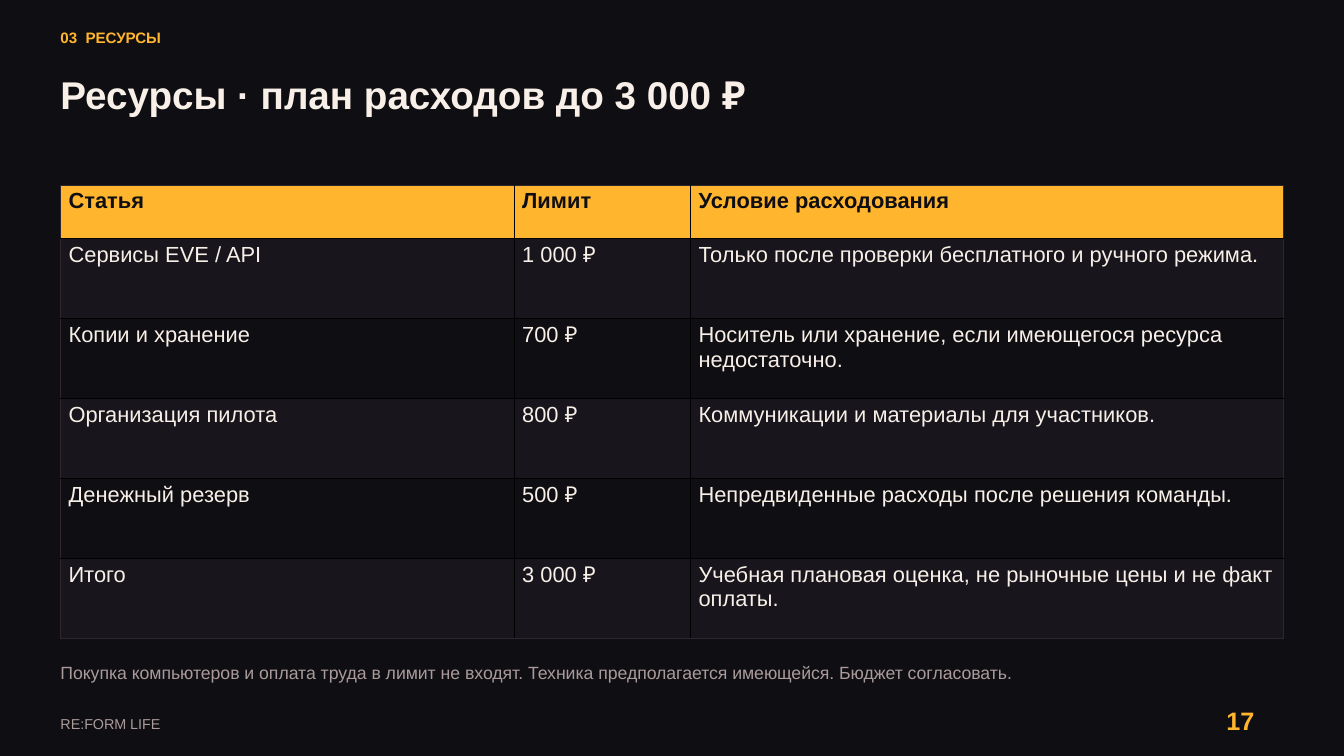
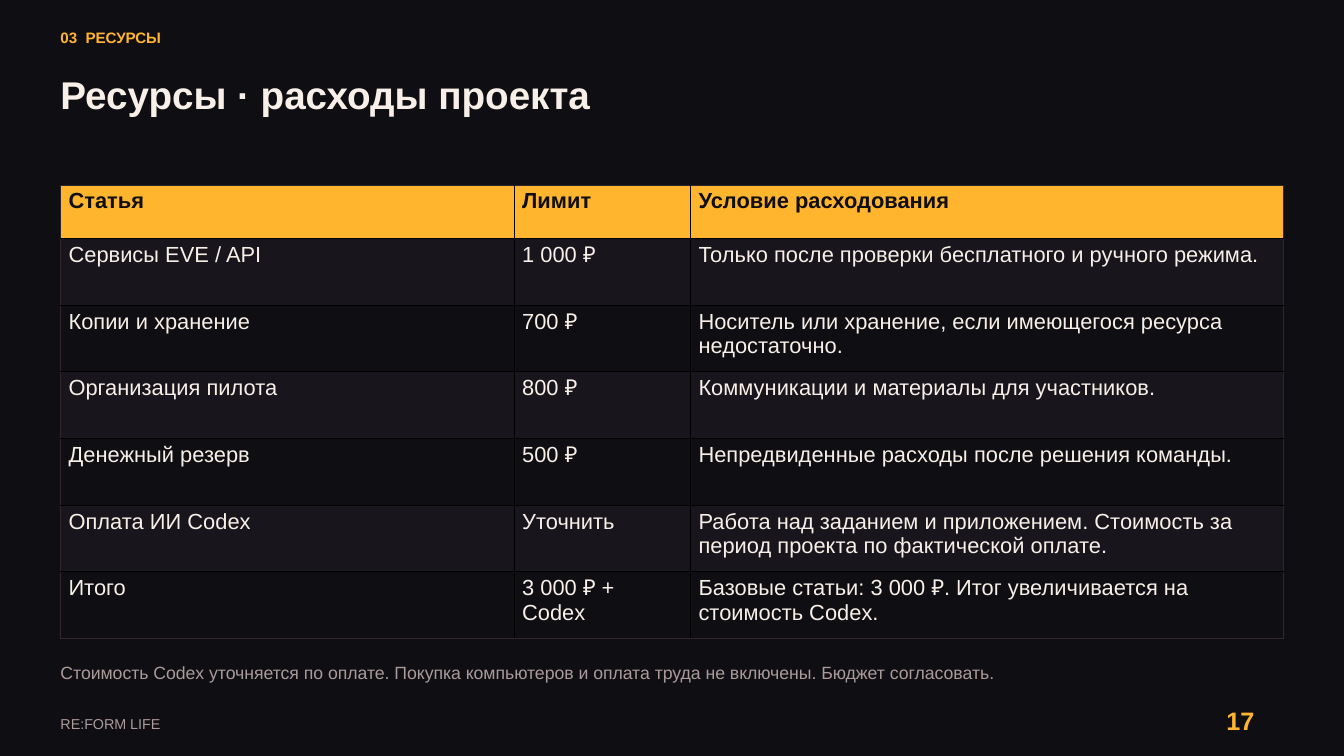
Before and after one commit to kartaamigo/RE-FORM-LIFE, a slide deck: slide 17 of docs/project-plan/RE_FORM_LIFE_Reviewed_Design.pptx. Drawn at 1344x756 pixels with LibreOffice and Linux fonts; fonts in the diff are those of the drawing. Boxes give left, top, right and bottom in pixels: in the first picture for what was removed or moved away, otherwise in the second. Text is boxed around its words. In the diff, an @@ line names an element or a change of style, - is before the commit and + after.

Commit message:
docs: add Codex payment to project expenses

```diff
--- a/docs/project-plan/RE_FORM_LIFE_Reviewed_Design.pptx
+++ b/docs/project-plan/RE_FORM_LIFE_Reviewed_Design.pptx
@@ text at (x1=60, y1=82, x2=590, y2=116): text changed @@
-Ресурсы · план расходов до 3 000 ₽
+Ресурсы · расходы проекта
@@ table at (x1=60, y1=185, x2=1283, y2=638) @@
-row 6: Итого | 3 000 ₽ | Учебная плановая оценка, не рыночные цены и не факт оплаты.
+row 6: Оплата ИИ Codex | Уточнить | Работа над заданием и приложением. Стоимость за период проекта по фактической оплате.
+row 7: Итого | 3 000 ₽ + Codex | Базовые статьи: 3 000 ₽. Итог увеличивается на стоимость Codex.
@@ text at (x1=60, y1=666, x2=994, y2=683): text changed @@
-Покупка компьютеров и оплата труда в лимит не входят. Техника предполагается имеющейся. Бюджет согласовать.
+Стоимость Codex уточняется по оплате. Покупка компьютеров и оплата труда не включены. Бюджет согласовать.
```
Also in this commit, not shown: 2 other slides changed, 1 other file.
